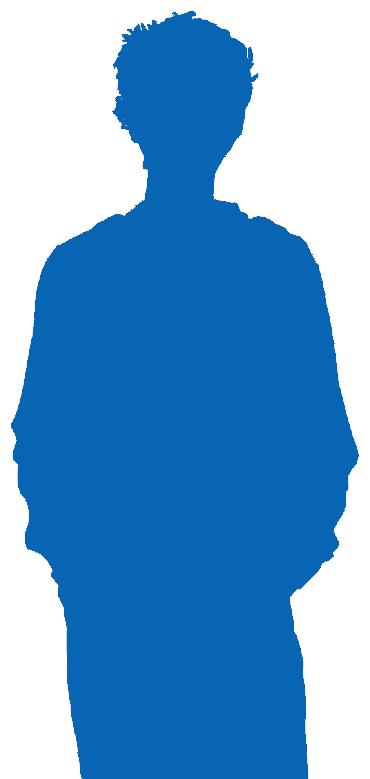
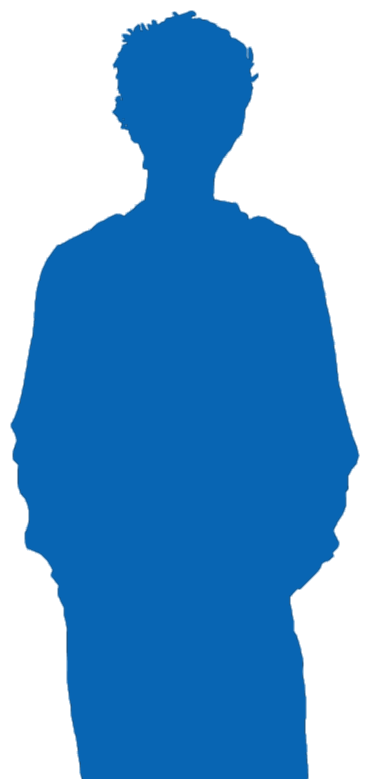
Revision of a layered 370x779 image; what changed, layer by layer:
painted on "Layer #2" over (10, 10, 360, 779)
